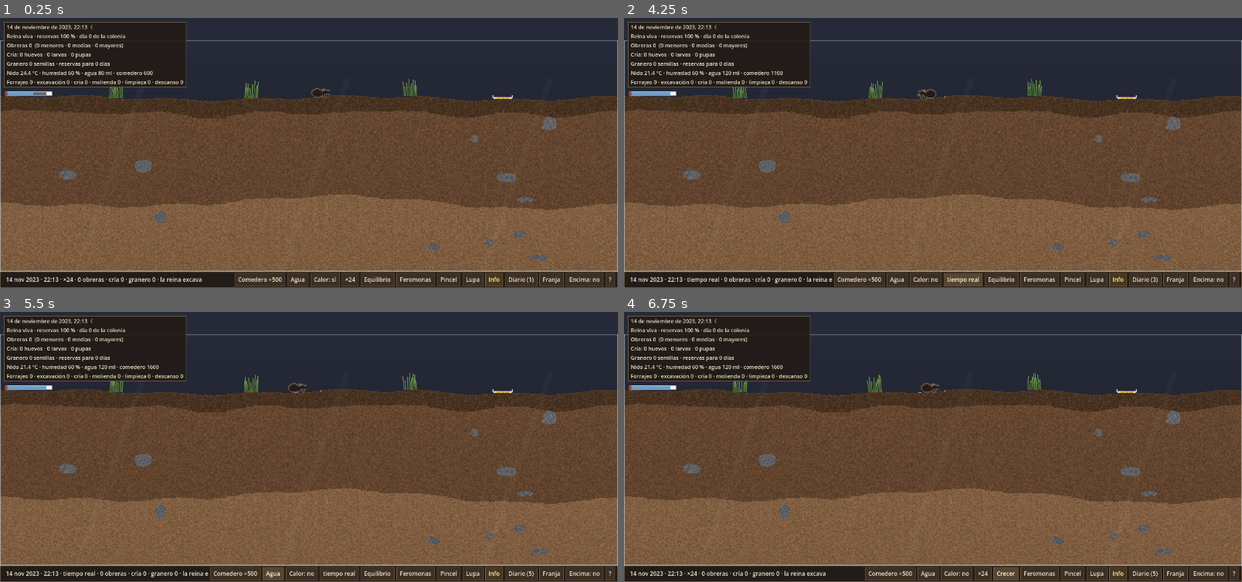
Above: before the commit, frames 1-4 (two rows, left to right).
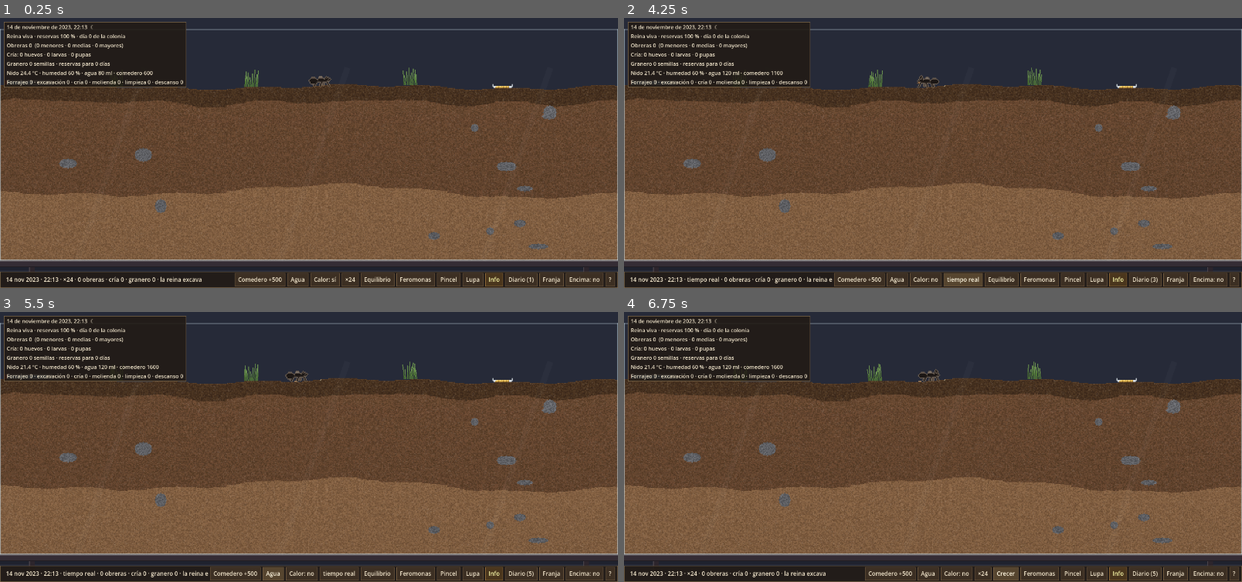
Above: after the commit, the same moments.

Repository: VdetuViella/Antwars
Game: Godot game, scene res://game/main.tscn
Same seed, same stepped clock (60 frames per second), same inputs: the game is played once before the commit and once after it.
Inputs:
- Up to frame 1 (0.25 s): no input
- Up to frame 2 (4.25 s): click "Comedero +500" at 0.5 s; click "Agua" at 1.25 s; click "Calor: sí" at 2 s; click "×24" at 2.75 s; click "×96" at 3.5 s
- Up to frame 3 (5.5 s): click "Comedero +500" at 4.25 s; click "Agua" at 5 s
- Up to frame 4 (6.75 s): click "tiempo real" at 5.75 s; click "Equilibrio" at 6.5 s

The runs differ from the first frame. In frame 1, 18% of the frame differs, in the area x 0-100%, y 4-94%; in frame 2, 18%; in frame 3, 18%; in frame 4, 18%.

Commit message:
Formicario que crece con la ventana y hormigas animadas en pixel art
Ventana:
- Zoom entero automático en modo ventana (el mayor que cabe) al redimensionar, con el
  formicario centrado sobre una balda de madera; +/- zoom manual (x1-x8) y 0 vuelve al
  automático. Antes la vista no se recolocaba al maximizar (se escucha size_changed).
- Pared de la habitación de color plano (sin recuadro visible a zoom alto).

Sprites (tools/gen_sprites.py):
- Cuerpos en perfil dibujados a mano por casta; patas y antenas en líneas de 1 px.
- Marcha en trípode de 6 fotogramas (pie que se levanta, patas lejanas en contrafase) y
  2 de reposo (antenas tanteando, la reina respira). NE y N con RotSprite. Celdas de 24 px.
- Render: marcha solo al desplazarse, a ~1 fotograma por px; reposo con desfase por hormiga.

Pruebas: --tam=AnchoxAlto y --serie=N para capturas de escalado y animación.

Co-Authored-By: Claude Opus 5.5 <noreply@anthropic.com>
Claude-Session: https://claude.ai/code/session_015ge3Vb7iovRnHSuh5Y7bvg

Diff:
--- a/game/ant_renderer.gd
+++ b/game/ant_renderer.gd
@@ -4,15 +4,17 @@
 ## lo que llevan en las mandíbulas con otro. Posiciones interpoladas entre
 ## pasos de comportamiento y ajustadas al píxel.
 
-const CELL := 20
+const CELL := 24
 const ITEM := 8
+const WALK_FRAMES := 6               # marcha en trípode (tools/gen_sprites.py)
+const FRAMES_PER_DIR := 8            # 6 de marcha + 2 de reposo
 const ROW_OF_CASTE := [0, 1, 2, 3]   # menor, media, mayor, reina (nanitic = fila 4)
 # dir8 → (orientación base, volteo H, volteo V)
 const DIR_MAP := [[0, 0, 0], [1, 0, 0], [2, 0, 0], [1, 1, 0], [0, 1, 0], [1, 1, 1], [2, 0, 1], [1, 0, 1]]
 const DIR_VEC := [Vector2(1, 0), Vector2(0.7, -0.7), Vector2(0, -1), Vector2(-0.7, -0.7),
 	Vector2(-1, 0), Vector2(-0.7, 0.7), Vector2(0, 1), Vector2(0.7, 0.7)]
-const HEAD_REACH := [5.0, 6.0, 7.5, 9.0]   # distancia del centro a las mandíbulas por casta
-const FEET := [3.0, 3.0, 3.0, 5.0]         # del centro del sprite a la base de las patas
+const HEAD_REACH := [5.0, 7.0, 7.0, 9.0, 4.0]   # del centro a las mandíbulas, por fila del atlas
+const FEET := [4.0, 4.0, 5.0, 6.0, 3.0]         # del centro del sprite a los pies, por fila
 
 var world: SimWorld
 var ants_mmi: MultiMeshInstance2D
@@ -82,7 +84,7 @@
 		if nav.is_outworld(a.node[i]):
 			# En la superficie: patas sobre el suelo (o la pila de tierra) y de perfil.
 			var cx := clampi(int(x), 0, world.soil.w - 1)
-			y = float(world.soil.col_top[cx]) - FEET[c]
+			y = float(world.soil.col_top[cx]) - FEET[row]
 			if dk == 1 or dk == 7:
 				dk = 0
 			elif dk == 3 or dk == 5:
@@ -90,13 +92,21 @@
 			elif dk == 2 or dk == 6:
 				dk = 0 if a.hdir[i] == 1 else 4
 		var d: Array = DIR_MAP[dk]
-		var frame := int(a.anim[i]) & 3
-		if a.state[i] == Ants.St.RESTING:
-			frame = 1
+		# Andando: ciclo de marcha. Quieta: antenas tanteando (con desfase por
+		# hormiga); trabajando en el sitio (excavar, moler): tanteo rápido.
+		var frame := 0
+		var moving := a.px[i] != a.prev_px[i] or a.py[i] != a.prev_py[i]
+		var st := a.state[i]
+		if moving:
+			frame = int(a.anim[i]) % WALK_FRAMES
+		elif st == Ants.St.DIGGING or st == Ants.St.WORK:
+			frame = WALK_FRAMES + (int(a.anim[i]) & 1)
+		else:
+			frame = WALK_FRAMES + (int(world.beh_time * 0.7 + float(i) * 0.37) & 1)
 		var o := n * 12
 		_buf[o] = 1.0; _buf[o + 1] = 0.0; _buf[o + 2] = 0.0; _buf[o + 3] = floorf(x) + 0.5
 		_buf[o + 4] = 0.0; _buf[o + 5] = 1.0; _buf[o + 6] = 0.0; _buf[o + 7] = floorf(y) + 0.5
-		_buf[o + 8] = float(int(d[0]) * 4 + frame)
+		_buf[o + 8] = float(int(d[0]) * FRAMES_PER_DIR + frame)
 		_buf[o + 9] = float(row)
 		_buf[o + 10] = float(d[1])
 		_buf[o + 11] = float(d[2])
@@ -104,7 +114,7 @@
 		var carry := a.carry[i]
 		if carry != SimConst.Carry.NONE:
 			var v: Vector2 = DIR_VEC[dk]
-			var reach: float = HEAD_REACH[mini(c, 3)]
+			var reach: float = HEAD_REACH[row]
 			var ix := floorf(x + v.x * reach) + 0.5
 			var iy := floorf(y + v.y * reach + 1.0) + 0.5
 			var oi := ni * 12
--- a/game/decor_layer.gd
+++ b/game/decor_layer.gd
@@ -53,18 +53,26 @@
 
 ## Pared de la habitación detrás del formicario (solo modo ventana): clara de
 ## día, azulada de noche. Va en su propia capa, DETRÁS del suelo, para no tapar
-## el montículo de tierra que sobresale por encima de la superficie.
+## el montículo de tierra que sobresale por encima de la superficie. Es un color
+## plano igual al del fondo de la ventana, así no se nota el borde del mundo al
+## agrandar la ventana. Debajo del cristal, la balda de madera donde se apoya.
 func _draw_room() -> void:
 	if not draw_room:
 		return
 	var soil := world.soil
-	var top := room_color(world.cal.light_level())
-	var bottom := top.darkened(0.08)
-	var hmax := SimConst.SURFACE_Y + 4
-	var steps := 12
-	for k in steps:
-		var y0 := float(hmax) * k / steps
-		draw_rect(Rect2(0, y0, soil.w, float(hmax) / steps + 1.0), top.lerp(bottom, float(k) / steps))
+	var light := world.cal.light_level()
+	var wall := room_color(light)
+	draw_rect(Rect2(-2000, -2000, soil.w + 4000, 2000 + SimConst.SURFACE_Y + 4), wall)
+	# Balda: tablero con canto claro arriba y sombra debajo; escuadras a los lados.
+	var wood := Color8(124, 86, 54).lerp(Color8(52, 44, 52), 1.0 - light)
+	var top := float(soil.h)
+	draw_rect(Rect2(-24, top, soil.w + 48, 7), wood)
+	draw_rect(Rect2(-24, top, soil.w + 48, 1), wood.lightened(0.25))
+	draw_rect(Rect2(-24, top + 6, soil.w + 48, 1), wood.darkened(0.35))
+	draw_rect(Rect2(-24, top + 7, soil.w + 48, 3), Color(0, 0, 0, 0.18))
+	for bx in [30.0, float(soil.w) - 36.0]:
+		draw_rect(Rect2(bx, top + 7, 6, 14), wood.darkened(0.15))
+		draw_rect(Rect2(bx, top + 7, 1, 14), wood.lightened(0.1))
 
 
 func _draw_back() -> void:
--- a/game/game_settings.gd
+++ b/game/game_settings.gd
@@ -8,7 +8,8 @@
 var strip_height: int = 300
 var always_on_top: bool = false
 var time_scale_key: String = "acompanante"
-var zoom: int = 2
+var zoom: int = 2                       ## zoom manual (franja, o ventana sin ajuste automático)
+var zoom_auto: bool = true              ## en modo ventana, el formicario crece con la ventana
 var show_info: bool = true
 var behaviour_speed: float = 1.0
 var low_power_unfocused: bool = true
@@ -22,7 +23,8 @@
 	window_mode = String(cf.get_value("ventana", "modo", window_mode))
 	strip_height = int(cf.get_value("ventana", "alto_franja", strip_height))
 	always_on_top = bool(cf.get_value("ventana", "siempre_encima", always_on_top))
-	zoom = clampi(int(cf.get_value("ventana", "zoom", zoom)), 1, 4)
+	zoom = clampi(int(cf.get_value("ventana", "zoom", zoom)), 1, 8)
+	zoom_auto = bool(cf.get_value("ventana", "zoom_auto", zoom_auto))
 	window_pos = cf.get_value("ventana", "posicion", window_pos)
 	time_scale_key = String(cf.get_value("juego", "escala_tiempo", time_scale_key))
 	show_info = bool(cf.get_value("juego", "mostrar_info", show_info))
@@ -38,6 +40,7 @@
 	cf.set_value("ventana", "alto_franja", strip_height)
 	cf.set_value("ventana", "siempre_encima", always_on_top)
 	cf.set_value("ventana", "zoom", zoom)
+	cf.set_value("ventana", "zoom_auto", zoom_auto)
 	cf.set_value("ventana", "posicion", window_pos)
 	cf.set_value("juego", "escala_tiempo", time_scale_key)
 	cf.set_value("juego", "mostrar_info", show_info)
--- a/game/main.gd
+++ b/game/main.gd
@@ -31,6 +31,9 @@
 var _save_path := SaveSystem.DEFAULT_PATH
 var _screenshot_frames := -1
 var _screenshot_path := ""
+var _test_size := Vector2i.ZERO     ## --tam=AnchoxAlto (pruebas de escalado)
+var _series_left := 0               ## --serie=N: N capturas seguidas (pruebas de animación)
+var _series_idx := 0
 
 
 func _ready() -> void:
@@ -54,6 +57,9 @@
 	_build_view()
 	_build_ui()
 	_apply_window_mode()
+	get_viewport().size_changed.connect(_on_viewport_resized)
+	if _test_size != Vector2i.ZERO and not DesktopWindow.is_headless():
+		_apply_test_size.call_deferred()
 	if not offline_summary.is_empty() and float(offline_summary.get("real_seconds", 0.0)) > 300.0:
 		hud.show_welcome(offline_summary)
 
@@ -74,6 +80,17 @@
 			settings.window_mode = "franja"
 		elif a == "--ventana":
 			settings.window_mode = "ventana"
+		elif a.begins_with("--serie="):
+			_series_left = int(a.substr(8))
+		elif a.begins_with("--tam="):
+			var parts := a.substr(6).split("x")
+			if parts.size() == 2:
+				_test_size = Vector2i(int(parts[0]), int(parts[1]))
+
+
+func _apply_test_size() -> void:
+	get_window().position = Vector2i.ZERO
+	get_window().size = _test_size
 
 
 static func _local_now_unix() -> float:
@@ -140,9 +157,33 @@
 	hud.set_button_pressed_look("info", hud.info_panel.visible)
 
 
+## Zoom entero del formicario. En modo ventana con ajuste automático, el mayor
+## que cabe en la ventana (el pixel art se mantiene nítido con escalas enteras).
+func _target_zoom() -> int:
+	if settings.window_mode == "franja" or not settings.zoom_auto:
+		return settings.zoom
+	var vs := _view_size()
+	var fit_w := floori(vs.x / float(world.soil.w))
+	var fit_h := floori((vs.y - Hud.BAR_H) / float(world.soil.h))
+	return clampi(mini(fit_w, fit_h), 1, 8)
+
+
+func _apply_zoom() -> void:
+	var z := float(_target_zoom())
+	world_root.scale = Vector2(z, z)
+
+
+func _on_viewport_resized() -> void:
+	if world_root == null:
+		return
+	_apply_zoom()
+	_layout_world()
+	_update_click_region()
+
+
 func _apply_window_mode() -> void:
-	var z := float(settings.zoom)
-	world_root.scale = Vector2(z, z)
+	_apply_zoom()
+	var z := world_root.scale.x
 	if settings.window_mode == "franja":
 		_strip_size = DesktopWindow.apply_strip_mode(settings.strip_height, settings.always_on_top)
 		decor_room.draw_room = false
@@ -166,28 +207,29 @@
 	return get_viewport().get_visible_rect().size
 
 
+## Coloca el formicario: centrado si cabe; si es más grande que la vista, se
+## puede desplazar (`_pan` es el desplazamiento absoluto, ≤ 0).
 func _layout_world() -> void:
 	var vs := _view_size()
 	var z := world_root.scale.x
 	var ww := float(world.soil.w) * z
 	var wh := float(world.soil.h) * z
 	var avail_h := vs.y - Hud.BAR_H
-	var x_center := floorf((vs.x - ww) * 0.5)
-	var x := x_center
-	if ww > vs.x:
-		_pan.x = clampf(_pan.x, vs.x - ww - x_center, -x_center)
-		x = floorf(x_center + _pan.x)
+	var x := 0.0
+	if ww <= vs.x:
+		_pan.x = 0.0
+		x = floorf((vs.x - ww) * 0.5)
 	else:
-		_pan.x = 0.0
-	var y_min := minf(0.0, avail_h - wh)
-	var y_base := avail_h - wh if settings.window_mode != "franja" else 0.0
-	if wh < avail_h:
-		y_base = avail_h - wh
-		y_min = y_base
-	_pan.y = clampf(_pan.y, y_min - y_base, 0.0 if settings.window_mode == "franja" else maxf(0.0, -y_min))
-	var y := floorf(y_base + _pan.y)
-	if settings.window_mode != "franja":
-		y = floorf(clampf(y_base + _pan.y, y_min, maxf(0.0, avail_h - wh)))
+		_pan.x = clampf(_pan.x, vs.x - ww, 0.0)
+		x = floorf(_pan.x)
+	var y := 0.0
+	if wh <= avail_h:
+		_pan.y = 0.0
+		# Franja: pegado a la barra. Ventana: centrado (sobre la balda).
+		y = floorf(avail_h - wh) if settings.window_mode == "franja" else floorf((avail_h - wh) * 0.5)
+	else:
+		_pan.y = clampf(_pan.y, avail_h - wh, 0.0)
+		y = floorf(_pan.y)
 	world_root.position = Vector2(x, y)
 
 
@@ -236,6 +278,13 @@
 	if _screenshot_frames > 0:
 		_screenshot_frames -= 1
 		if _screenshot_frames == 0:
+			if _series_left > 0:
+				# Serie de capturas cada 2 frames: nombre_0.png, nombre_1.png…
+				get_viewport().get_texture().get_image().save_png(_screenshot_path.replace(".png", "_%d.png" % _series_idx))
+				_series_idx += 1
+				_series_left -= 1
+				_screenshot_frames = 2
+				return
 			get_viewport().get_texture().get_image().save_png(_screenshot_path)
 			get_tree().quit()
 
@@ -347,6 +396,7 @@
 			KEY_F11: _on_action("mode", null)
 			KEY_EQUAL, KEY_PLUS, KEY_KP_ADD: _zoom(1)
 			KEY_MINUS, KEY_KP_SUBTRACT: _zoom(-1)
+			KEY_0, KEY_KP_0: _zoom_auto()
 			KEY_ESCAPE:
 				hud.journal_panel.visible = false
 				hud.help_panel.visible = false
@@ -360,9 +410,20 @@
 
 
 func _zoom(d: int) -> void:
-	settings.zoom = clampi(settings.zoom + d, 1, 4)
-	world_root.scale = Vector2(settings.zoom, settings.zoom)
+	# Zoom manual: parte del zoom actual y desactiva el ajuste automático.
+	settings.zoom = clampi(int(world_root.scale.x) + d, 1, 8)
+	settings.zoom_auto = false
+	_apply_zoom()
 	_layout_world()
+	_update_click_region()
+	settings.save_settings()
+
+
+func _zoom_auto() -> void:
+	settings.zoom_auto = true
+	_apply_zoom()
+	_layout_world()
+	_update_click_region()
 	settings.save_settings()
 
 
--- a/game/ui/hud.gd
+++ b/game/ui/hud.gd
@@ -323,7 +323,7 @@
 Las hormigas se mueven a velocidad real para que puedas mirarlas, pero el calendario corre a la escala elegida: tiempo real (×1), acompañante (×24: un día cada hora) o acelerado (×96). Con el juego cerrado la colonia sigue viviendo y al volver te lo resume.
 
 [b]Teclas[/b]
-1/2/3 escala de tiempo · F feromonas · L lupa · I info · J diario · H ayuda · F11 ventana/franja · rueda o botón derecho para desplazarte · +/- zoom
+1/2/3 escala de tiempo · F feromonas · L lupa · I info · J diario · H ayuda · F11 ventana/franja · rueda o botón derecho para desplazarte · +/- zoom · 0 zoom automático (se ajusta a la ventana)
 
 [b]Biología real[/b]
 Fundación claustral, nanitics, castas por tamaño de colonia, desarrollo según temperatura, diapausa invernal y molienda de semillas siguen datos publicados y de criadores (ver docs/BIOLOGIA.md)."""
--- a/sim/ants.gd
+++ b/sim/ants.gd
@@ -278,7 +278,7 @@
 			moved = true
 			break
 	if moved:
-		anim[i] += dt * speed[i] * 0.55
+		anim[i] += dt * speed[i] * 0.9   # ~1 fotograma por px: los pies no patinan
 	elif state[i] == St.DIGGING or state[i] == St.WORK:
 		anim[i] += dt * 4.0
 
Binary file changed: assets/sprites/ants.png
Not shown, changed: README.md
Not shown, changed: docs/ARTE_Y_AUDIO.md
Not shown, changed: docs/GDD.md
Not shown, changed: docs/adr/ADR-004-ventana-escritorio.md
Not shown, changed: tools/gen_sprites.py
